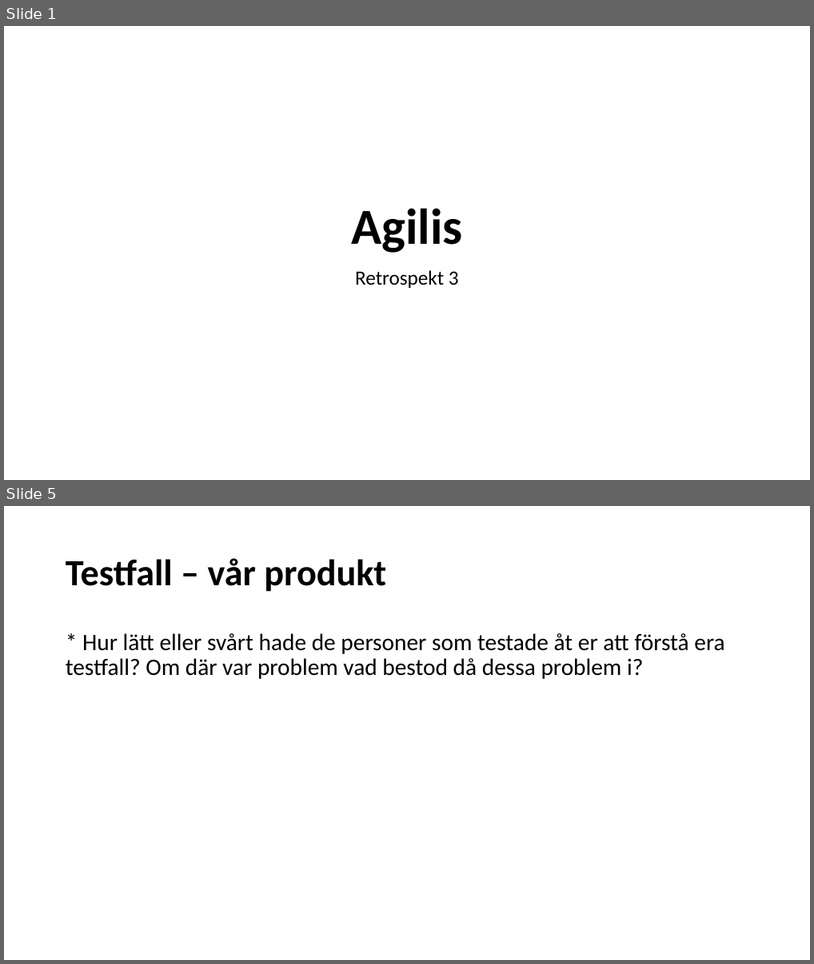
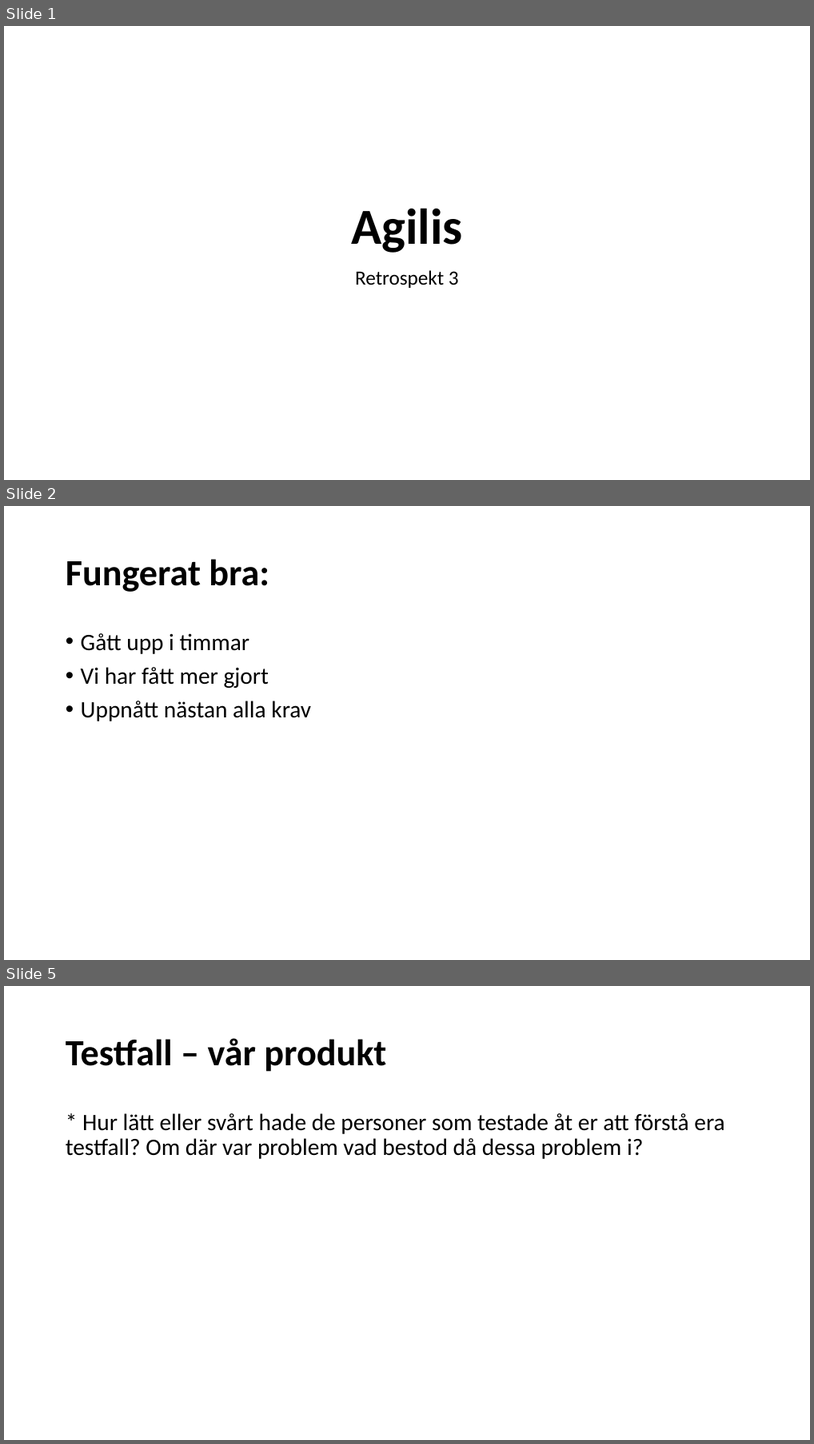
Before and after one commit to natbjo93/agilis, a slide deck: RS3.pptx. Shown one above the other, each under a label of ours: slides 1 and 5 before the commit, slides 1, 2 and 5 after it; the slides between them are not shown. The pictures are 814x964 and 814x1444 pixels, drawn with LibreOffice and Linux fonts; fonts in the diff are those of the drawing. Boxes give left, top, right and bottom in pixels: in the first picture for what was removed or moved away, otherwise in the second. Text is boxed around its words. In the diff, an @@ line names an element or a change of style, - is before the commit and + after.

```diff
--- a/RS3.pptx
+++ b/RS3.pptx
@@ slide 2 added at box(4, 506, 810, 960), background #FFFFFF @@
@@ title added at box(66, 559, 270, 592), 44 pt, text #000000, bold @@
+Fungerat bra:
@@ text added at box(81, 633, 311, 721), 28 pt, text #000000 @@
+• Gått upp i timmar
+• Vi har fått mer gjort
+• Uppnått nästan alla krav
```
Also in this commit, not shown: 2 slides changed, 1 slide removed.
